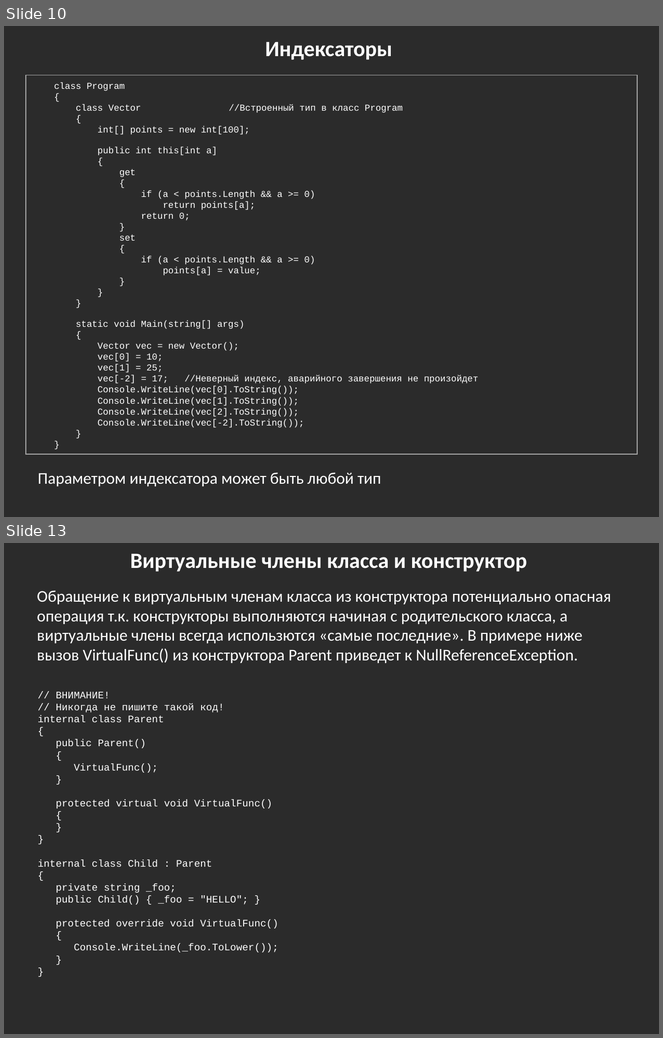
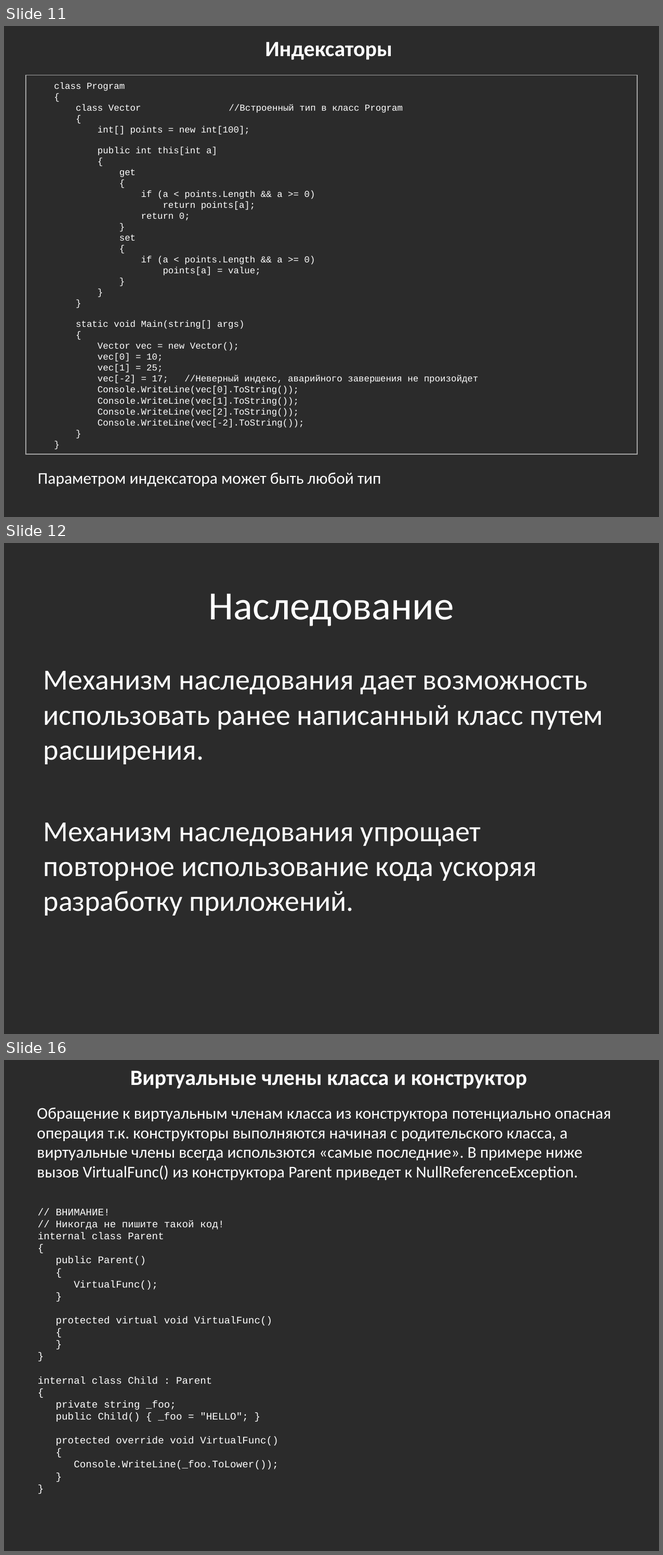
Before and after one commit to bazile/Training, a slide deck: Presentation/lesson-02-oop.pptx. Shown one above the other, each under a label of ours: slides 10 and 13 before the commit, slides 11, 12 and 16 after it; the slides between them are not shown. The pictures are 663x1038 and 663x1555 pixels, drawn with LibreOffice and Linux fonts; fonts in the diff are those of the drawing; background and template pictures are left out; a plain dark background stands for a picture behind light text. Boxes give left, top, right and bottom in pixels: in the first picture for what was removed or moved away, otherwise in the second. Text is boxed around its words. In the diff, an @@ line names an element or a change of style, - is before the commit and + after.

```diff
--- a/Presentation/lesson-02-oop.pptx
+++ b/Presentation/lesson-02-oop.pptx
@@ slide 12 added at (x1=4, y1=543, x2=659, y2=1034), background picture (left out) @@
@@ title added at (x1=209, y1=593, x2=454, y2=626), 44 pt, text #FFFFFF @@
+Наследование
@@ text added at (x1=44, y1=671, x2=604, y2=916), 32 pt, text #FFFFFF @@
+Механизм наследования дает возможность использовать ранее написанный класс путем расширения.
+Механизм наследования упрощает повторное использование кода ускоряя разработку приложений.
@@ what was slide 10 is now slide 11 @@
@@ what was slide 13 is now slide 16 @@
```
Also in this commit, not shown: 4 slides changed, 2 other slides added, 1 other file.
